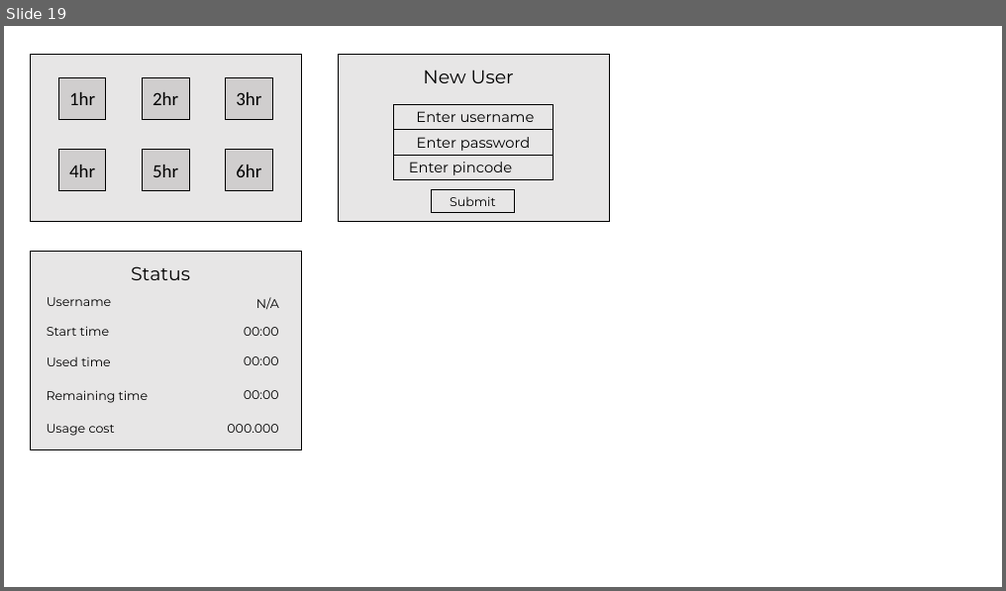
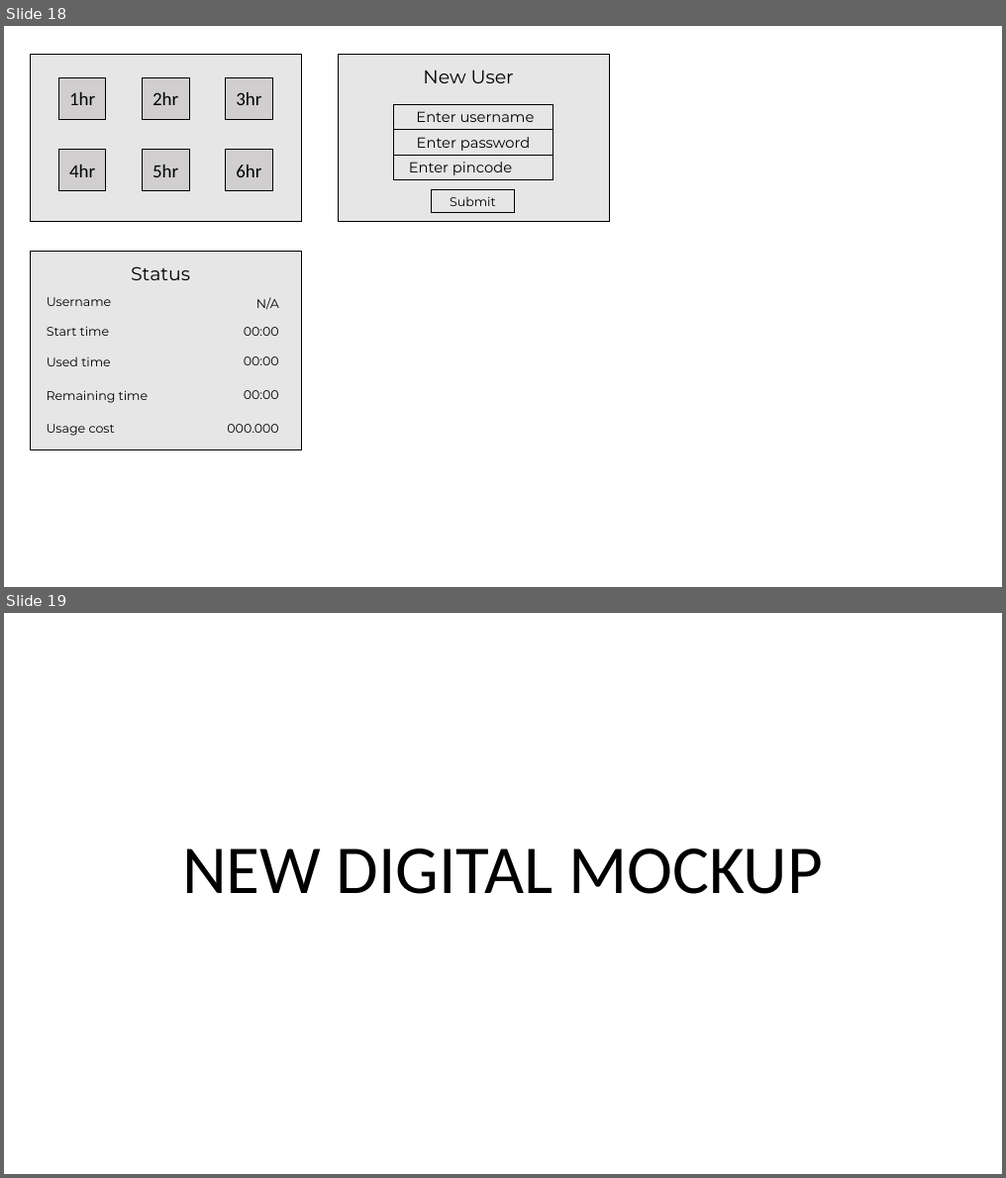
Before and after one commit to dbeler2/userdessf181-A1-dbeler2-jbermudo, a slide deck: userdes.pptx. Shown one above the other, each under a label of ours: slide 19 before the commit, slides 18 and 19 after it. The pictures are 1006x591 and 1006x1178 pixels, drawn with LibreOffice and Linux fonts; fonts in the diff are those of the drawing. Boxes give left, top, right and bottom in pixels: in the first picture for what was removed or moved away, otherwise in the second. Text is boxed around its words. In the diff, an @@ line names an element or a change of style, - is before the commit and + after.

```diff
--- a/userdes.pptx
+++ b/userdes.pptx
@@ slide 19 added at box(4, 613, 1002, 1174), background #FFFFFF @@
@@ text added at box(182, 849, 823, 894), 66 pt, text #000000 @@
+NEW DIGITAL MOCKUP
@@ what was slide 19 is now slide 18 @@
```
Also in this commit, not shown: 1 slide changed, 4 other slides added, 2 slides removed.
